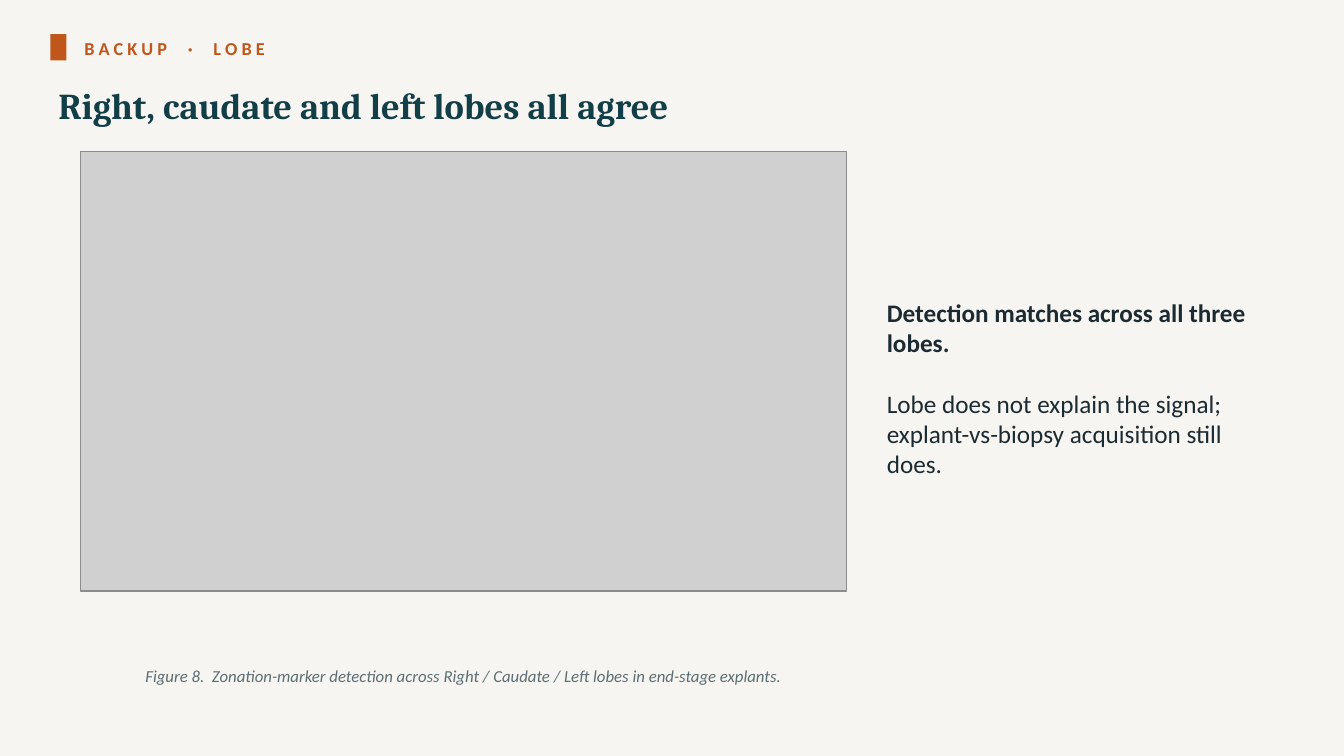
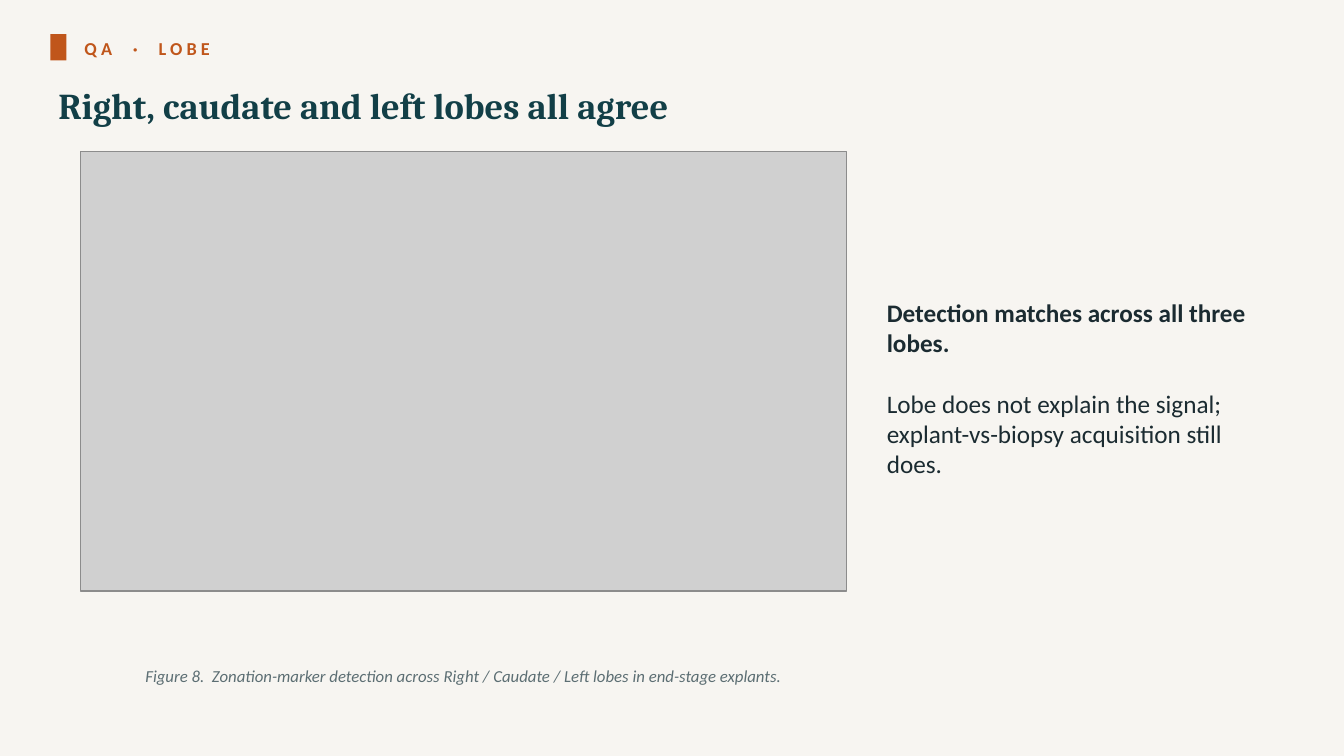
Before and after one commit to roeetekoah/liver-zonation, a slide deck: slide 22 of presentation/MASLD_stages_computational_analysis_roee_shira.pptx (slide 21 before the commit). Drawn at 1344x756 pixels with LibreOffice and Linux fonts; fonts in the diff are those of the drawing; grey boxes stand for pictures. Boxes give left, top, right and bottom in pixels: in the first picture for what was removed or moved away, otherwise in the second. Text is boxed around its words. In the diff, an @@ line names an element or a change of style, - is before the commit and + after.

```diff
--- a/presentation/MASLD_stages_computational_analysis_roee_shira.pptx
+++ b/presentation/MASLD_stages_computational_analysis_roee_shira.pptx
@@ text at <box>84,43,210,58</box>: text changed @@
-BACKUP · LOBE
+QA · LOBE
```
Also in this commit, not shown: 13 other slides changed, 1 slide added, 5 other files.
